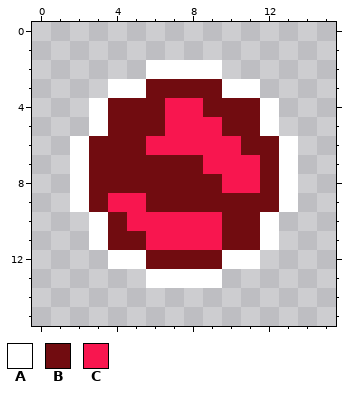
Edited in one commit: pixel-art sprite (Assets/_CONTENTS/Image/Enemy/Enemy-ball.png). This is how it looked before the edit.
The file is 16x16 pixels.
Palette (. is transparent): A #ffffff  B #710c10  C #f8164f
Pixels before, first column x 2:
 2 ....AAAA....
 3 ..AABBBBAA..
 4 .ABBBCCBBBA.
 5 .ABBBCCCBBA.
 6 ABBBCCCCCBBA
 7 ABBBBBBCCCBA
 8 ABBBBBBBCCBA
 9 ABCCBBBBBBBA
10 .ABCCCCCBBA.
11 .ABBCCCCBBA.
12 ..AABBBBAA..
13 ....AAAA....
The same view after the edit:
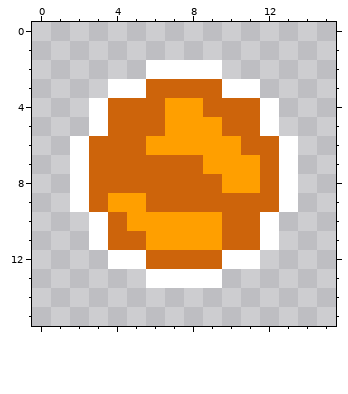
The exact change:
{"colour":"B","old":"#710c10","new":"#cd640b"}
{"colour":"C","old":"#f8164f","new":"#ff9f00"}
{"label":"changed","picture_box":[89,79,279,269]}
